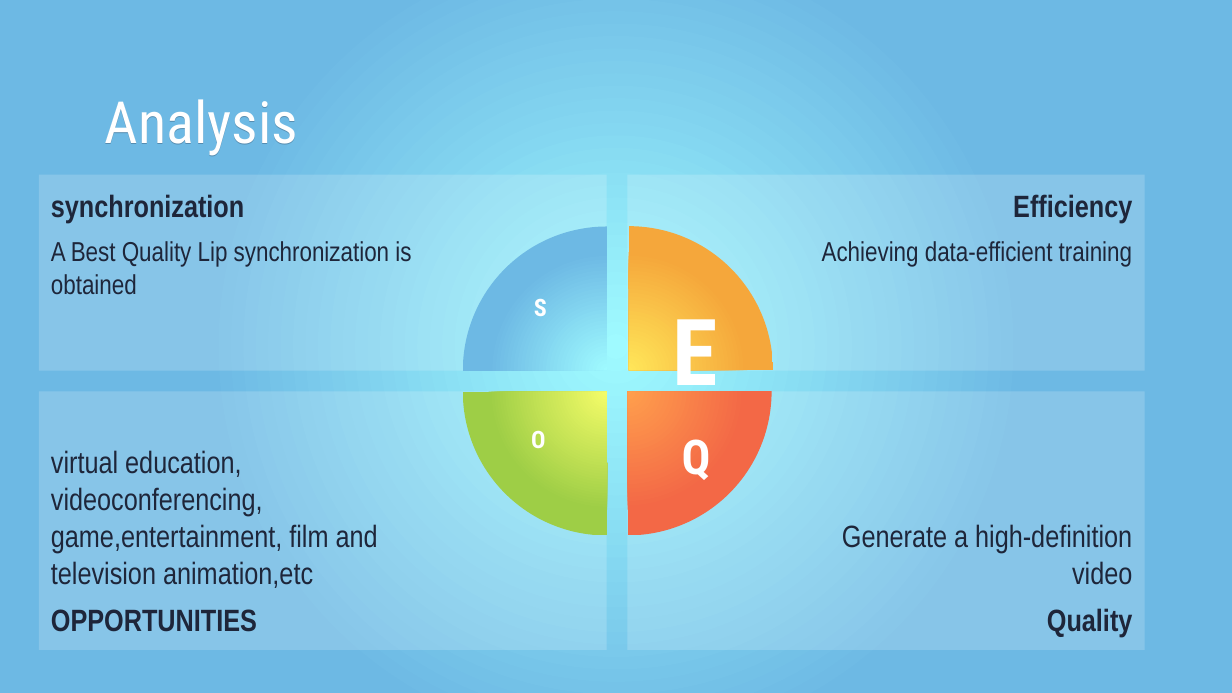
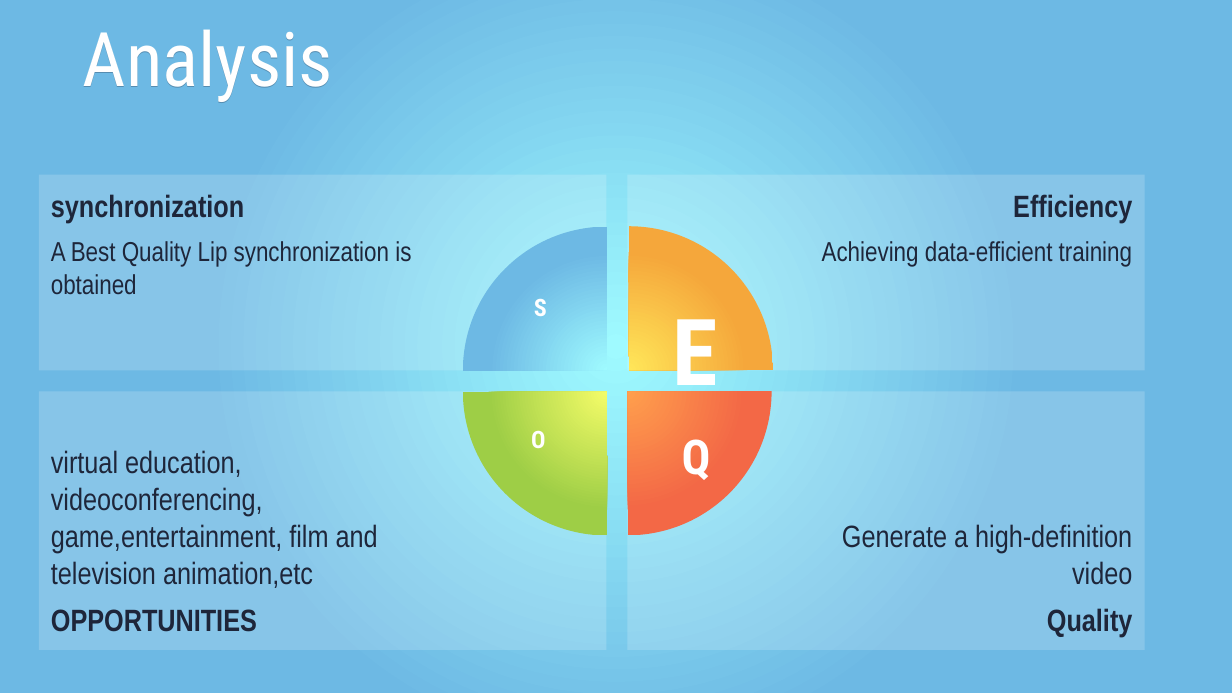
Before and after one commit to mr-speedster/seminar-presentation, a slide deck: slide 21 of Presentation.pptx (slide 13 before the commit). Drawn at 1232x693 pixels with LibreOffice and Linux fonts; fonts in the diff are those of the drawing. Boxes give left, top, right and bottom in pixels: in the first picture for what was removed or moved away, otherwise in the second. Text is boxed around its words. In the diff, an @@ line names an element or a change of style, - is before the commit and + after.

```diff
--- a/Presentation.pptx
+++ b/Presentation.pptx
@@ text "Analysis": place and size @@
-text "Analysis" at (105, 99, 298, 156)
+text "Analysis" at (83, 29, 333, 103)
@@ text "Analysis" at (83, 29, 333, 103): size 34 to 44 pt @@
```
Also in this commit, not shown: 9 other slides changed, 15 slides added, 1 slide removed, 1 other file.
